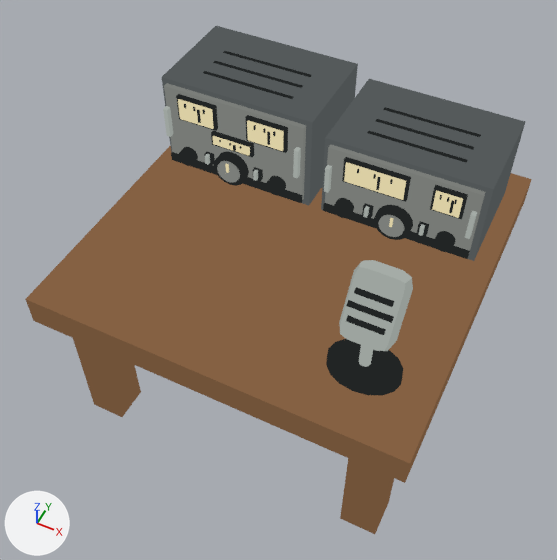
The Blender file ArtSource/CollinsRadioDesk/collins_radio_desk.blend as it was, and as the next commit left it.
One viewpoint serves both versions: a 50 mm lens placed at (0.607, -1.324, 1.971), pointed at (-0.029, -0.051, 0.38). Every picture has the same lights, and +X, +Y and +Z are marked at lower left. The older version comes first.

Before the edit, the objects in view are built like this:
```python
me_collins_75a3_rectangular_case = bpy.data.meshes.new('Collins_75A3_rectangular_case')
me_collins_75a3_rectangular_case.from_pydata(...)  # 184 vertices, 46 faces; spans x 0.018..0.448, y -0.045..0.245, z 0.525..0.768
# faces by material slot: [18, 19, 3, 6]
me_collins_75a3_rectangular_case.materials.append(mat_charcoal_case0)  # dark grey #555a5b
me_collins_75a3_rectangular_case.materials.append(mat_charcoal_case1)  # dark grey #515657
me_collins_75a3_rectangular_case.materials.append(mat_charcoal_case2)  # dark grey #4d5253
me_collins_75a3_rectangular_case.materials.append(mat_dark0)  # black #222525
me_cube_001 = bpy.data.meshes.new('Cube.001')
me_cube_001.from_pydata(...)  # 8 vertices, 6 faces; spans x -0.05..0.05, y -0.05..0.05, z -0.225..0.225
# faces by material slot: [1, 2, 3]
me_cube_001.materials.append(mat_vanilla_wood0_001)  # brown #856143
me_cube_001.materials.append(mat_vanilla_wood1_001)  # brown #715339
me_cube_001.materials.append(mat_vanilla_wood2_001)  # brown #715339
me_cube_067 = bpy.data.meshes.new('Cube.067')
me_cube_067.from_pydata(...)  # 8 vertices, 6 faces; spans x -0.079..0.079, y -0.003..0.003, z -0.029..0.029
# faces by material slot: [1, 2, 3]
me_cube_067.materials.append(mat_warm_meter0)  # beige #dbcfa4
me_cube_067.materials.append(mat_warm_meter1)  # beige #dbcfa4
me_cube_067.materials.append(mat_warm_meter2)  # beige #dbcfa4
ob_collins_75a3_cabinet = bpy.data.objects.new('Collins_75A3_cabinet', me_collins_75a3_rectangular_case)
ob_collins_75a3_cabinet.location = (0.0, 0.16, 0.0)
ob_collins_75a3_tuning_scale_glass = bpy.data.objects.new('Collins_75A3_tuning_scale_glass', me_cube_067)
ob_collins_75a3_tuning_scale_glass.location = (0.168, 0.086, 0.708)
ob_desk_leg = bpy.data.objects.new('Desk_leg', me_cube_001)
ob_desk_leg.location = (-0.4, -0.39, 0.225)
# also in view: 'Microphone_capsule' at (0.325, -0.307, 0.732); 'Desk_top' at (0.0, 0.0, 0.48); 'Collins_75A3_lower_shadow' at (0.233, 0.097, 0.558); 'Collins_32V3_panel' at (-0.238, 0.106, 0.669); 'Collins_75A3_panel' at (0.233, 0.106, 0.652)
```
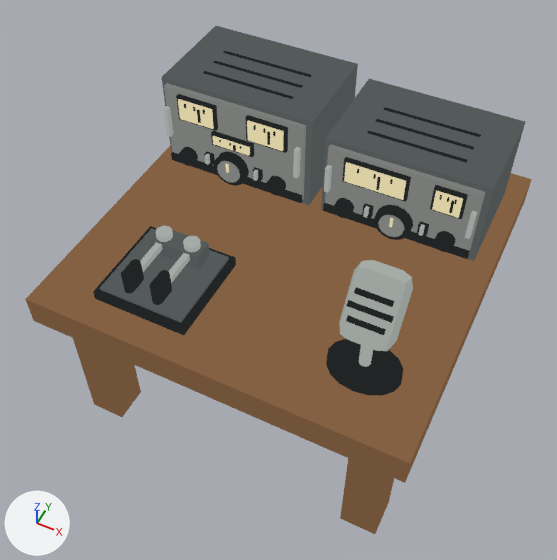
Commit message: Add dual-paddle telegraph key to front of Collins radio desk

Patch to the scene script:
```diff
--- a/ArtSource/CollinsRadioDesk/collins_radio_desk.blend.py
+++ b/ArtSource/CollinsRadioDesk/collins_radio_desk.blend.py
@@ me_cube_032 @@
+me_cube_032.from_pydata([(-0.0135, -0.0325, -0.036), (-0.0135, -0.0325, 0.036), (-0.0135, 0.0325, -0.036), (-0.0135, 0.0325, 0.036), (0.0135, -0.0325, -0.036), (0.0135, -0.0325, 0.036), (0.0135, 0.0325, -0.036), (0.0135, 0.0325, 0.036)], [], [(0, 1, 3, 2), (2, 3, 7, 6), (6, 7, 5, 4), (4, 5, 1, 0), (2, 6, 4, 0), (7, 3, 1, 5)])
+for i in [1, 3]: me_cube_032.polygons[i].material_index = 1
+for i in [0, 2, 4]: me_cube_032.polygons[i].material_index = 2
+me_cube_032.materials.append(mat_dark0_002)  # black #222525
+me_cube_032.materials.append(mat_dark1_002)  # black #222525
+me_cube_032.materials.append(mat_dark2_002)  # black #222525
@@ me_cube_031 @@
+me_cube_031.from_pydata([(-0.008, -0.07, -0.009), (-0.008, -0.07, 0.009), (-0.008, 0.07, -0.009), (-0.008, 0.07, 0.009), (0.008, -0.07, -0.009), (0.008, -0.07, 0.009), (0.008, 0.07, -0.009), (0.008, 0.07, 0.009)], [], [(0, 1, 3, 2), (2, 3, 7, 6), (6, 7, 5, 4), (4, 5, 1, 0), (2, 6, 4, 0), (7, 3, 1, 5)])
+for i in [1, 3]: me_cube_031.polygons[i].material_index = 1
+for i in [0, 2, 4]: me_cube_031.polygons[i].material_index = 2
+me_cube_031.materials.append(mat_mic_metal0_002)  # grey #a5aca7
+me_cube_031.materials.append(mat_mic_metal1_002)  # grey #9da49f
+me_cube_031.materials.append(mat_mic_metal2_002)  # grey #959c97
@@ me_cube_028 @@
+me_cube_028.from_pydata([(-0.07, -0.0275, -0.023), (-0.07, -0.0275, 0.023), (-0.07, 0.0275, -0.023), (-0.07, 0.0275, 0.023), (0.07, -0.0275, -0.023), (0.07, -0.0275, 0.023), (0.07, 0.0275, -0.023), (0.07, 0.0275, 0.023)], [], [(0, 1, 3, 2), (2, 3, 7, 6), (6, 7, 5, 4), (4, 5, 1, 0), (2, 6, 4, 0), (7, 3, 1, 5)])
+for i in [1, 3]: me_cube_028.polygons[i].material_index = 1
+for i in [0, 2, 4]: me_cube_028.polygons[i].material_index = 2
+me_cube_028.materials.append(mat_charcoal_case0_001)  # dark grey #555a5b
+me_cube_028.materials.append(mat_charcoal_case1_001)  # dark grey #515657
+me_cube_028.materials.append(mat_charcoal_case2_001)  # dark grey #4d5253
@@ me_cube_027 @@
+me_cube_027.from_pydata([(-0.115, -0.115, -0.004), (-0.115, -0.115, 0.004), (-0.115, 0.115, -0.004), (-0.115, 0.115, 0.004), (0.115, -0.115, -0.004), (0.115, -0.115, 0.004), (0.115, 0.115, -0.004), (0.115, 0.115, 0.004)], [], [(0, 1, 3, 2), (2, 3, 7, 6), (6, 7, 5, 4), (4, 5, 1, 0), (2, 6, 4, 0), (7, 3, 1, 5)])
+for i in [1, 3]: me_cube_027.polygons[i].material_index = 1
+for i in [0, 2, 4]: me_cube_027.polygons[i].material_index = 2
+me_cube_027.materials.append(mat_charcoal_case0_001)  # dark grey #555a5b
+me_cube_027.materials.append(mat_charcoal_case1_001)  # dark grey #515657
+me_cube_027.materials.append(mat_charcoal_case2_001)  # dark grey #4d5253
@@ me_cube_026 @@
+me_cube_026.from_pydata([(-0.128, -0.128, -0.014), (-0.128, -0.128, 0.014), (-0.128, 0.128, -0.014), (-0.128, 0.128, 0.014), (0.128, -0.128, -0.014), (0.128, -0.128, 0.014), (0.128, 0.128, -0.014), (0.128, 0.128, 0.014)], [], [(0, 1, 3, 2), (2, 3, 7, 6), (6, 7, 5, 4), (4, 5, 1, 0), (2, 6, 4, 0), (7, 3, 1, 5)])
+for i in [1, 3]: me_cube_026.polygons[i].material_index = 1
+for i in [0, 2, 4]: me_cube_026.polygons[i].material_index = 2
+me_cube_026.materials.append(mat_dark0_002)  # black #222525
+me_cube_026.materials.append(mat_dark1_002)  # black #222525
+me_cube_026.materials.append(mat_dark2_002)  # black #222525
@@ ob_telegraphkey_paddle_001 @@
+ob_telegraphkey_paddle_001 = bpy.data.objects.new('TelegraphKey_paddle.001', me_cube_032)  # modifiers BEVEL
+ob_telegraphkey_paddle_001.location = (-0.18, -0.37, 0.596)
@@ ob_telegraphkey_pivot_001 @@
+ob_telegraphkey_pivot_001 = bpy.data.objects.new('TelegraphKey_pivot.001', me_cylinder_010)  # 32 vertices, 18 faces; spans x -0.021..0.021, y -0.021..0.021, z -0.009..0.009; in mat_mic_metal0_002 (grey #a5aca7), mat_mic_metal1_002 (grey #9da49f)
+ob_telegraphkey_pivot_001.location = (-0.18, -0.225, 0.61)
@@ ob_telegraphkey_lever_001 @@
+ob_telegraphkey_lever_001 = bpy.data.objects.new('TelegraphKey_lever.001', me_cube_031)
+ob_telegraphkey_lever_001.location = (-0.18, -0.285, 0.593)
@@ ob_telegraphkey_paddle @@
+ob_telegraphkey_paddle = bpy.data.objects.new('TelegraphKey_paddle', me_cube_032.copy())  # modifiers BEVEL
+ob_telegraphkey_paddle.location = (-0.26, -0.37, 0.596)
@@ ob_telegraphkey_pivot @@
+ob_telegraphkey_pivot = bpy.data.objects.new('TelegraphKey_pivot', me_cylinder_010.copy())
+ob_telegraphkey_pivot.location = (-0.26, -0.225, 0.61)
@@ ob_telegraphkey_lever @@
+ob_telegraphkey_lever = bpy.data.objects.new('TelegraphKey_lever', me_cube_031.copy())
+ob_telegraphkey_lever.location = (-0.26, -0.285, 0.593)
@@ ob_telegraphkey_pivot_block @@
+ob_telegraphkey_pivot_block = bpy.data.objects.new('TelegraphKey_pivot_block', me_cube_028)
+ob_telegraphkey_pivot_block.location = (-0.22, -0.225, 0.58)
@@ ob_telegraphkey_base @@
+ob_telegraphkey_base = bpy.data.objects.new('TelegraphKey_base', me_cube_027)
+ob_telegraphkey_base.location = (-0.22, -0.295, 0.553)
@@ ob_telegraphkey_foot @@
+ob_telegraphkey_foot = bpy.data.objects.new('TelegraphKey_foot', me_cube_026)
+ob_telegraphkey_foot.location = (-0.22, -0.295, 0.536)
```

Location of each change, [x1, y1, x2, y2] in pixels of the pictures (557 x 560 px):
'TelegraphKey_base', added: after [100, 228, 229, 323]
'TelegraphKey_foot', added: after [93, 226, 236, 335]
'TelegraphKey_pivot_block', added: after [149, 225, 210, 270]
'TelegraphKey_paddle', added (black): after [121, 259, 144, 294]
'TelegraphKey_paddle.001', added (black): after [149, 270, 172, 305]
'TelegraphKey_lever', added: after [141, 242, 162, 272]
'TelegraphKey_lever.001', added: after [169, 253, 190, 283]
'TelegraphKey_pivot.001', added: after [183, 236, 201, 252]
'TelegraphKey_pivot', added: after [156, 226, 173, 242]
